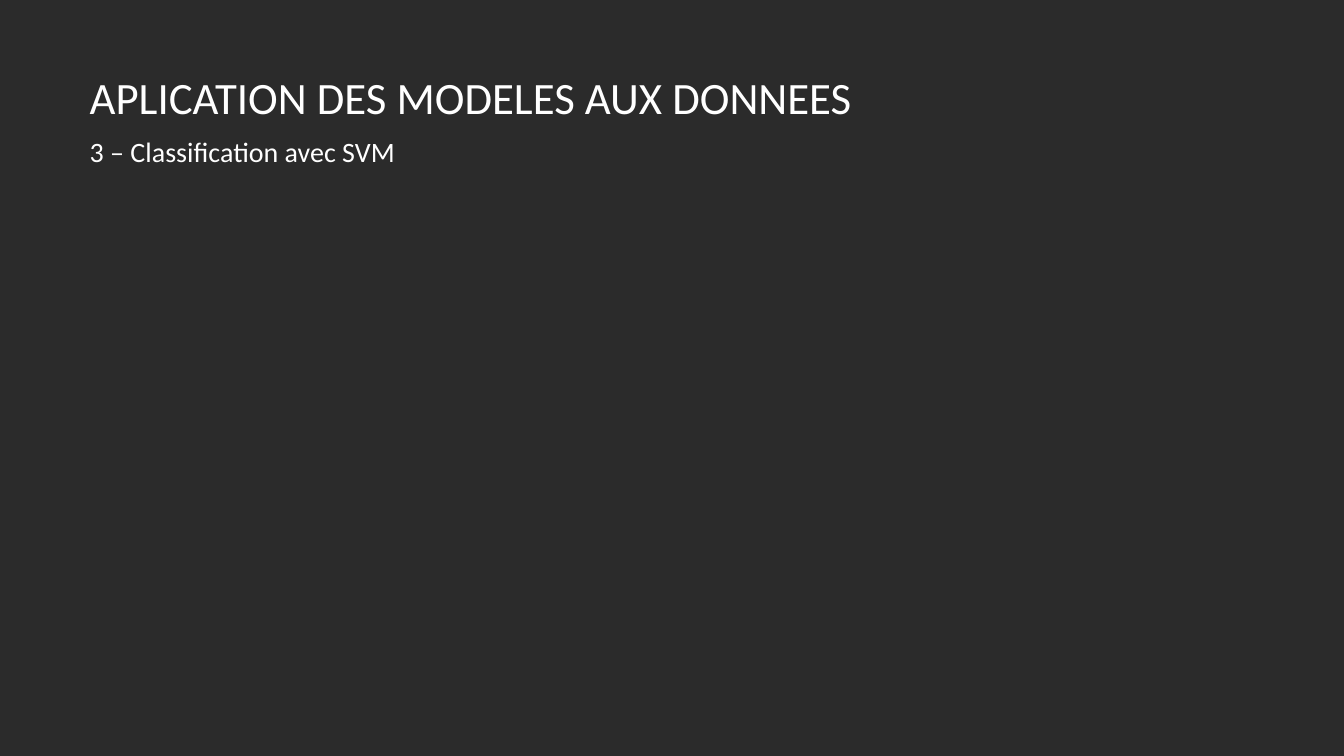
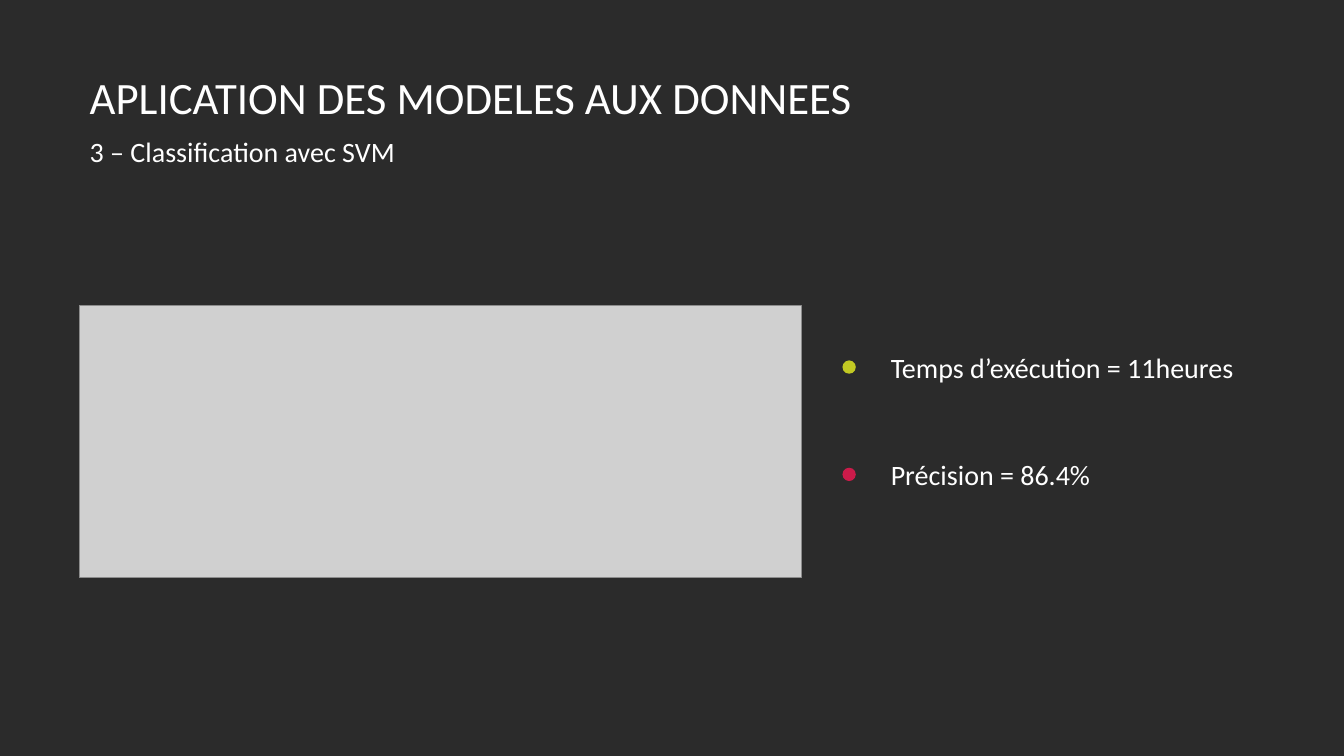
Before and after one commit to claponcet/DUT---IA-Detection-Cancer, a slide deck: slide 9 of Presentation.pptx. Drawn at 1344x756 pixels with LibreOffice and Linux fonts; fonts in the diff are those of the drawing; grey boxes stand for pictures; background and template pictures are left out; a plain dark background stands for a picture behind light text. Boxes give left, top, right and bottom in pixels: in the first picture for what was removed or moved away, otherwise in the second. Text is boxed around its words. In the diff, an @@ line names an element or a change of style, - is before the commit and + after.

```diff
--- a/Presentation.pptx
+++ b/Presentation.pptx
@@ picture added at (x1=80, y1=307, x2=802, y2=578) @@
@@ text added at (x1=891, y1=358, x2=1233, y2=383), 20 pt, text #FFFFFF @@
+Temps d’exécution = 11heures
@@ ellipse added at (x1=844, y1=361, x2=856, y2=373), fill #C2C923, outline #C2C923 1 pt @@
@@ ellipse added at (x1=844, y1=469, x2=856, y2=481), fill #CB1B4A, outline #CB1B4A 1 pt @@
@@ text added at (x1=891, y1=465, x2=1090, y2=486), 20 pt, text #FFFFFF @@
+Précision = 86.4%
```
Also in this commit, not shown: 5 other slides changed, 2 slides added, 2 slides removed.
